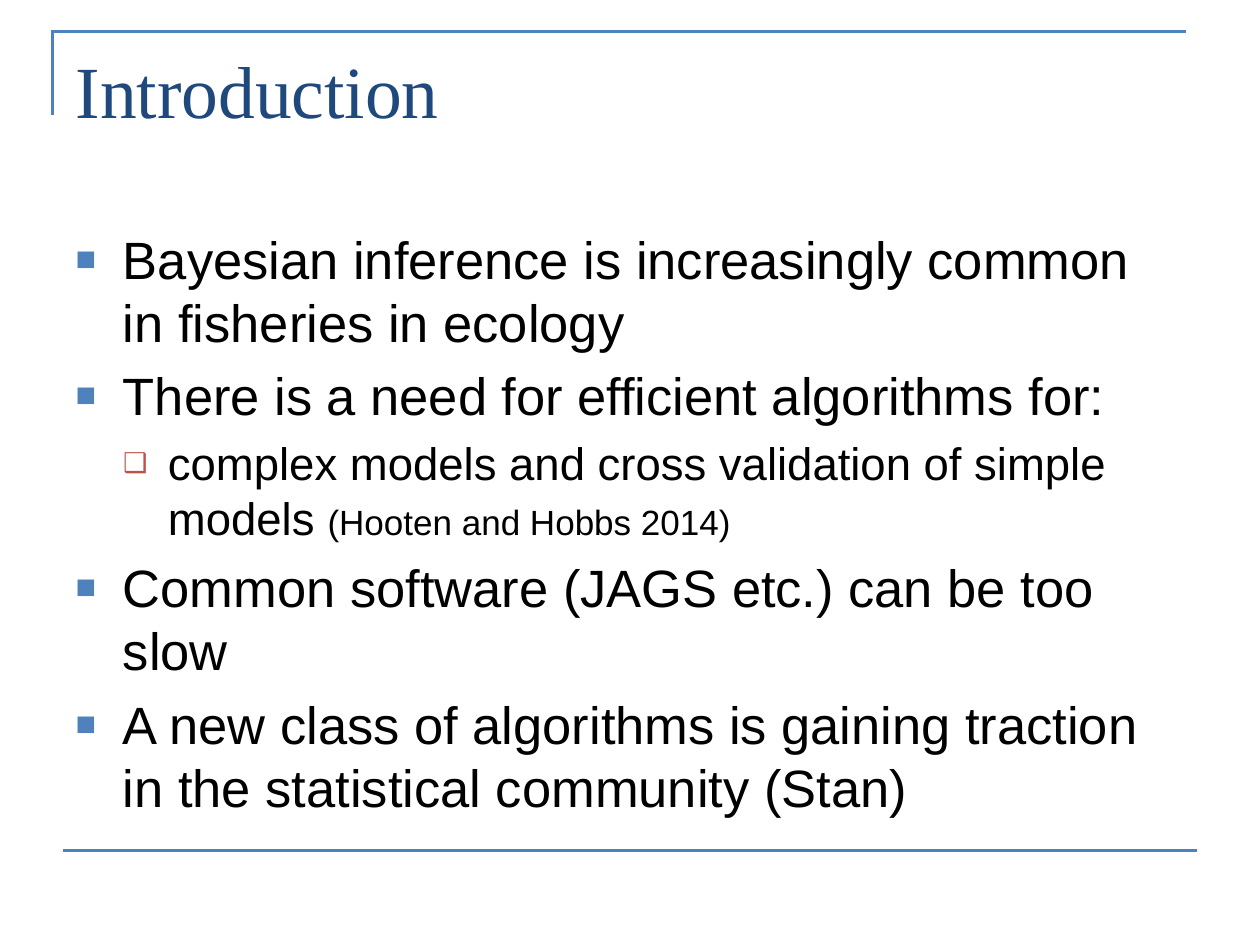
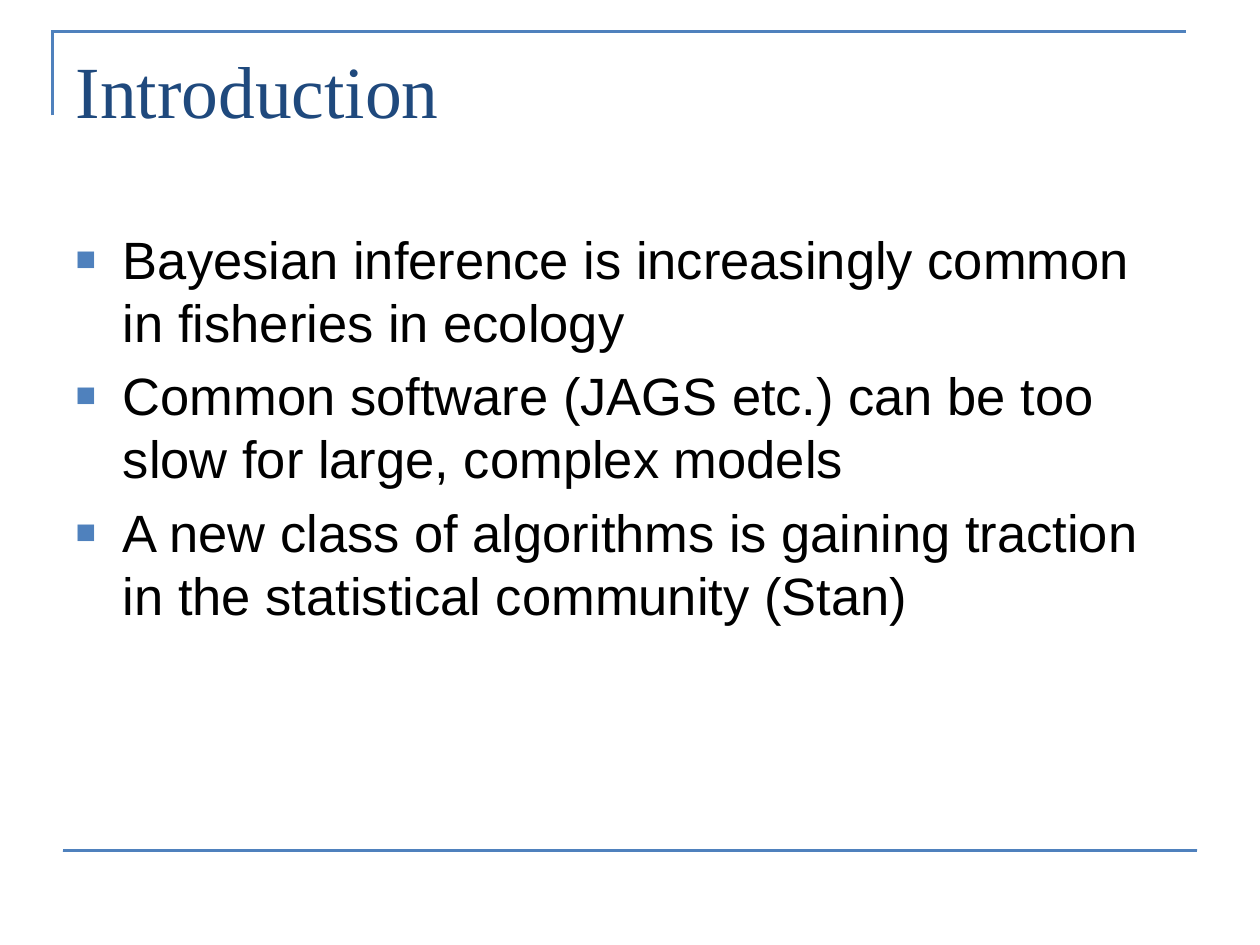
Before and after one commit to colemonnahan/bayes_workshop, a slide deck: slide 2 of dia5/lecture5_hmc.pptx. Drawn at 1260x945 pixels with LibreOffice and Linux fonts; fonts in the diff are those of the drawing. Boxes give left, top, right and bottom in pixels: in the first picture for what was removed or moved away, otherwise in the second. Text is boxed around its words. In the diff, an @@ line names an element or a change of style, - is before the commit and + after.

```diff
--- a/dia5/lecture5_hmc.pptx
+++ b/dia5/lecture5_hmc.pptx
@@ text at <box>123,377,1094,489</box>: text changed @@
-■ There is a need for efficient algorithms for:
-  ❑ complex models and cross validation of simple models (Hooten and Hobbs 2014)
-■ Common software (JAGS etc.) can be too slow
+■ Common software (JAGS etc.) can be too slow for large, complex models
```
Also in this commit, not shown: 12 other slides changed, 5 slides added, 8 slides removed, 9 other files.
